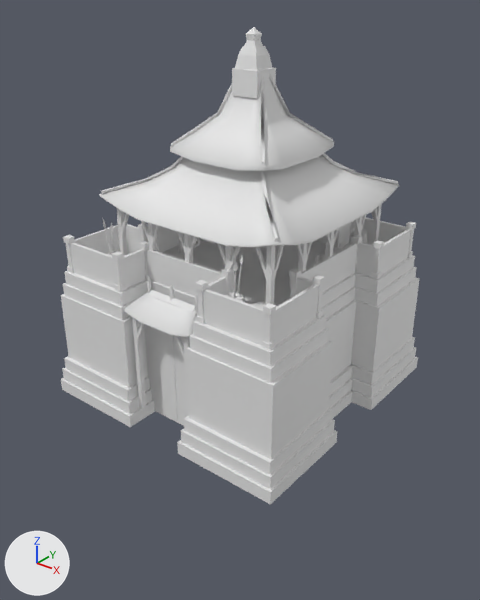
Two versions of the COLLADA model art/meshes/structural/yawadwipa/fortress.dae, one commit apart.
Both versions are drawn from a 50 mm camera at (34.0, -43.2, 34.7) aimed at (0.5, -1.2, 8.7). Lighting does not change. The marker at lower left points along +X, +Y and +Z. The picture after the commit comes second. Materials are left out; every surface is plain grey.

Names of what the first picture shows: 'fortress'.
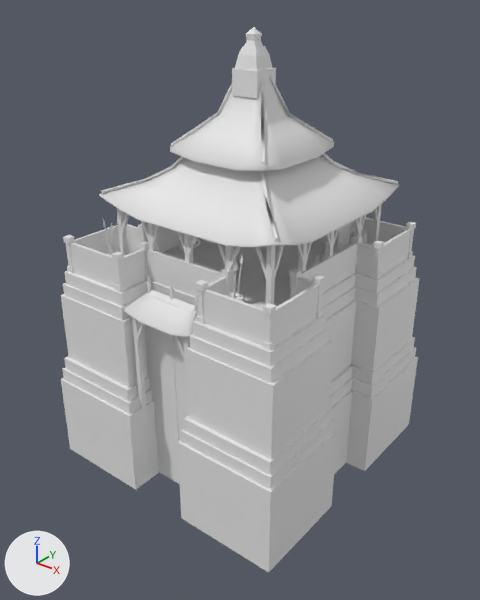
The newer file is also turned or shifted as a whole; pictures and numbers use the older file's frame.

Where the change shows, as pixel boxes (x1, y1, x2, y2) in the pictures (480 x 600 px):
'fortress', reshaped (14% taller)
    before: (61, 27, 420, 504)
    after: (61, 27, 420, 573)
part 1 of me_esfera_808, added
    after: (62, 368, 416, 573)

The change in detail:
me_esfera_808 is used by ob_fortress; location (0.0, 0.0, 0.0).
me_esfera_808 had 2872 vertices, 4230 faces and spanned x -12.4..12.1, y -12.1..12.6, z -0.5..31.3.
me_esfera_808 now has 2910 vertices, 4306 faces and spans x -12.4..12.1, y -12.1..12.6, z -7.5..31.3.
Part 1, on me_esfera_808:
38 new vertices lie (0.0, 0.0, -7.0) away from vertices in x -12.4..12.1, y -12.1..12.6, z -0.5..-0.4.
76 new faces join them.
